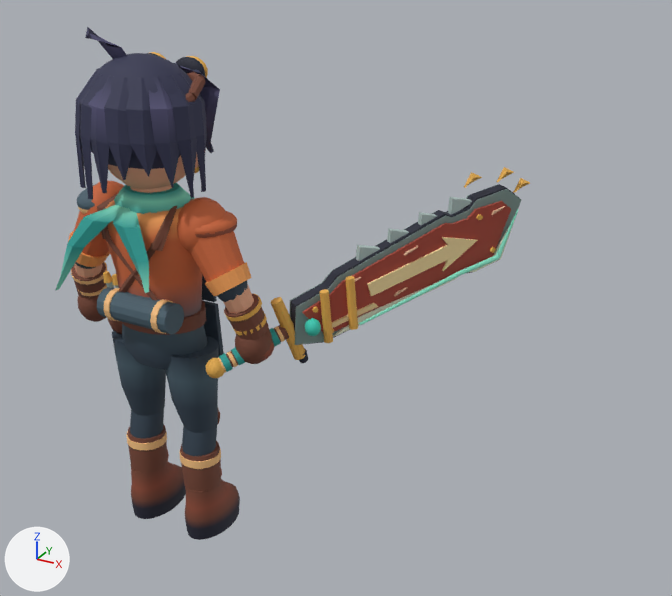
One commit to the glTF model game/assets/models/hero.glb: the scene before it, then after it.
One viewpoint serves both versions: a camera (50 mm lens) standing at (1.88, -2.22, 2.14) and looking at (0.44, 0.4, 0.83). Every picture has the same lights, and +X, +Y and +Z are marked at lower left. The picture after the commit comes second. Where no turn or scale is listed for an object, it has been applied to the vertices.

In view in the first picture: 'Grade2', 'Grade3', 'RepairerMesh', 'WeaponBase' and 4 more.
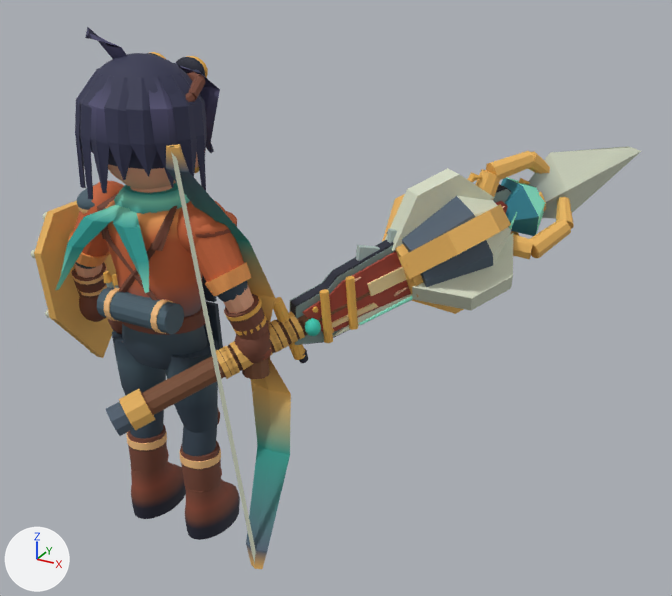
Location of each change, (x1, y1, x2, y2) in pixels of the pictures (672 x 596 px):
'LoadoutMace', added
    after: (216, 168, 513, 379)
'LoadoutBow', added
    after: (166, 144, 291, 569)
'LoadoutStaff', added
    after: (119, 151, 574, 430)
'LoadoutSpear', added
    after: (106, 146, 641, 436)
'LoadoutShield', added (brown)
    after: (30, 201, 116, 358)

Patch to the scene script:
```diff
--- a/game/assets/models/hero.glb.py
+++ b/game/assets/models/hero.glb.py
@@ me_loadoutstaff @@
+me_loadoutstaff.from_pydata(...)  # 340 vertices, 608 faces; spans x 0.022..1.142, y -0.326..0.999, z 0.554..1.322
+me_loadoutstaff.materials.append(mat_painted_enamel_and_canvas)
@@ me_loadoutspear @@
+me_loadoutspear.from_pydata(...)  # 204 vertices, 364 faces; spans x 0.0..1.28, y -0.36..1.17, z 0.54..1.31
+me_loadoutspear.materials.append(mat_painted_enamel_and_canvas)
@@ me_loadoutshield @@
+me_loadoutshield.from_pydata(...)  # 404 vertices, 768 faces; spans x -0.476..-0.36, y -0.16..0.3, z 0.54..1.15
+me_loadoutshield.materials.append(mat_painted_enamel_and_canvas)
@@ me_loadoutmace @@
+me_loadoutmace.from_pydata(...)  # 240 vertices, 416 faces; spans x 0.213..1.028, y -0.095..0.829, z 0.674..1.28
+me_loadoutmace.materials.append(mat_painted_enamel_and_canvas)
@@ me_loadoutbow @@
+me_loadoutbow.from_pydata(...)  # 68 vertices, 128 faces; spans x 0.186..0.49, y -0.172..0.129, z 0.065..1.465
+me_loadoutbow.materials.append(mat_painted_enamel_and_canvas)
@@ ob_loadoutstaff @@
+ob_loadoutstaff = bpy.data.objects.new('LoadoutStaff', me_loadoutstaff)
+ob_loadoutstaff.location = (0.0, 0.0, 0.0)
@@ ob_loadoutspear @@
+ob_loadoutspear = bpy.data.objects.new('LoadoutSpear', me_loadoutspear)
+ob_loadoutspear.location = (0.0, 0.0, 0.0)
@@ ob_loadoutshield @@
+ob_loadoutshield = bpy.data.objects.new('LoadoutShield', me_loadoutshield)
+ob_loadoutshield.location = (0.0, 0.0, 0.0)
@@ ob_loadoutmace @@
+ob_loadoutmace = bpy.data.objects.new('LoadoutMace', me_loadoutmace)
+ob_loadoutmace.location = (0.0, 0.0, 0.0)
@@ ob_loadoutbow @@
+ob_loadoutbow = bpy.data.objects.new('LoadoutBow', me_loadoutbow)
+ob_loadoutbow.location = (0.0, 0.0, 0.0)
```
